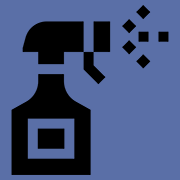
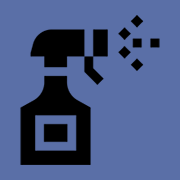
Before/after of a 180 × 180 layered artwork. What changed in the layer stack:
added layer "Layer 3" above "Layer 1" over <box>20,15,160,165</box>
hid "Layer 1" over <box>11,5,169,175</box>
